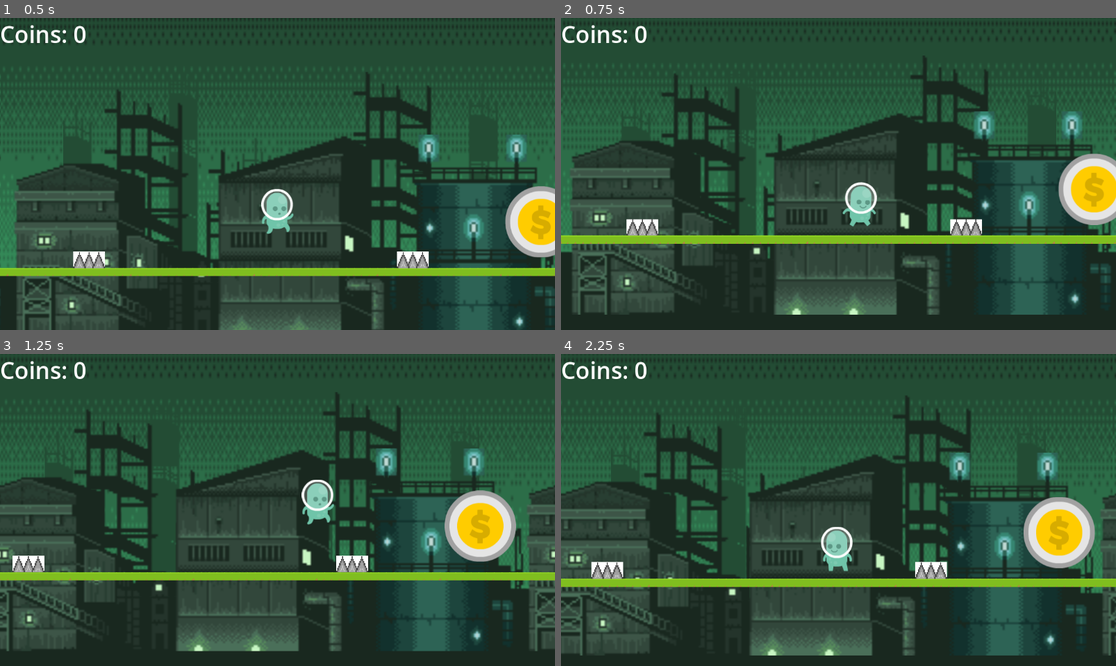
Above: before the commit, frames 1-4 (two rows, left to right).
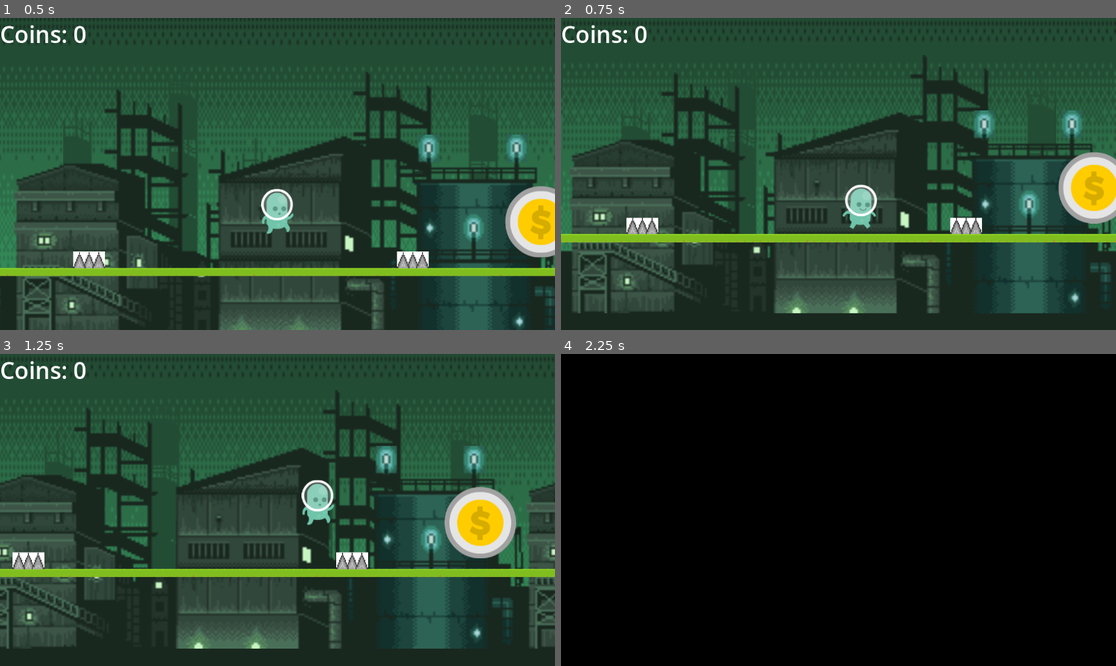
Above: after the commit, the same moments.

Repository: PietPadda/godot-2d-platformer
Game: Godot game, scene res://main.tscn
The game is run twice, just before and just after one commit, with the same random seed, the same clock (stepped at 60 frames per second) and the same inputs.
Inputs:
- Up to frame 1 (0.5 s): no input
- Up to frame 2 (0.75 s): tap Enter (ui_accept) at 0.5 s; hold Right (ui_right) from 0.53 s (still down)
- Up to frame 3 (1.25 s): keep holding Right (ui_right); tap Enter (ui_accept) at 0.77 s
- Up to frame 4 (2.25 s): tap Enter (ui_accept) at 1.52 s; release Right (ui_right) at 2.03 s; hold Left (ui_left) from 2.03 s (still down)

Frame 1 is identical in both runs. In frame 2, 3.8% of the frame differs, in the area x 0-100%, y 29-96%; in frame 3, 8.9%; in frame 4, 100%, in the area x 0-100%, y 0-100%.

Commit message:
refactor(death): create polished fade-out sequence and use groups for detection

Diff:
--- a/godot-2d-platformer/assets/items/ui/ui.gd
+++ /dev/null
@@ -1,16 +0,0 @@
-extends CanvasLayer
-
-var score = 0 # init
-# @onready "readies" node before use
-@onready var score_label = $Label
-
-# called on node entering scene
-func _ready():
-	# link on_coin__collected func to global signal
-	GameEvents.coin_collected.connect(on_coin_collected)
-
-# runs when coin emits signal
-func on_coin_collected():
-	score += 1 # incr
-	# prefix + score
-	score_label.text = "Coins: " + str(score)
--- a/godot-2d-platformer/assets/items/ui/ui.tscn
+++ /dev/null
@@ -1,12 +0,0 @@
-[gd_scene load_steps=2 format=3 uid="uid://b0in6ytgwo8rc"]
-
-[ext_resource type="Script" uid="uid://dnrlmyj4hrptn" path="res://assets/items/ui/ui.gd" id="1_52ckw"]
-
-[node name="Ui" type="CanvasLayer"]
-script = ExtResource("1_52ckw")
-
-[node name="Label" type="Label" parent="."]
-offset_right = 40.0
-offset_bottom = 23.0
-theme_override_font_sizes/font_size = 48
-text = "Coins: 0"
--- a/godot-2d-platformer/collectibles/coin.gd
+++ b/godot-2d-platformer/collectibles/coin.gd
@@ -3,7 +3,7 @@
 # runs when a physics body enters area
 func _on_body_entered(body: Node2D) -> void:
 	# check if player entered body
-	if body.name == "Player":
+	if body.is_in_group("player"):
 		# announce to game that coin collected (emit signal)
 		GameEvents.coin_collected.emit()
 		queue_free() # remove node at end of phys frame
--- a/godot-2d-platformer/collectibles/coin.tscn
+++ b/godot-2d-platformer/collectibles/coin.tscn
@@ -1,7 +1,7 @@
 [gd_scene load_steps=4 format=3 uid="uid://cydlunpgt04s7"]
 
 [ext_resource type="Script" uid="uid://u45u62ru26hl" path="res://collectibles/coin.gd" id="1_h0lom"]
-[ext_resource type="Texture2D" uid="uid://dm0k2jklyue8m" path="res://assets/items/coin_17.png" id="1_xobx2"]
+[ext_resource type="Texture2D" uid="uid://dm0k2jklyue8m" path="res://assets/items/coin.png" id="1_xobx2"]
 
 [sub_resource type="CircleShape2D" id="CircleShape2D_h0lom"]
 radius = 74.0
--- a/godot-2d-platformer/main.tscn
+++ b/godot-2d-platformer/main.tscn
@@ -2,12 +2,12 @@
 
 [ext_resource type="PackedScene" uid="uid://dd6m2bcb0e4q5" path="res://player/player.tscn" id="1_ig7tw"]
 [ext_resource type="Texture2D" uid="uid://cjd00sj24vpht" path="res://assets/tilemap/tiles_spritesheet.png" id="2_0xm2m"]
-[ext_resource type="Texture2D" uid="uid://b777fkfgdkej2" path="res://assets/background/skill-desc_0003_bg.png" id="3_h2yge"]
-[ext_resource type="Texture2D" uid="uid://dfvs2lpmeel6y" path="res://assets/background/skill-desc_0002_far-buildings.png" id="4_1bvp3"]
-[ext_resource type="Texture2D" uid="uid://bxlbt0ljeciu5" path="res://assets/background/skill-desc_0001_buildings.png" id="5_7mycd"]
-[ext_resource type="Texture2D" uid="uid://br330sdu37kjv" path="res://assets/background/skill-desc_0000_foreground.png" id="6_272bh"]
+[ext_resource type="Texture2D" uid="uid://b777fkfgdkej2" path="res://assets/background/bg_0003_bg.png" id="3_h2yge"]
+[ext_resource type="Texture2D" uid="uid://dfvs2lpmeel6y" path="res://assets/background/bg_0002_far-buildings.png" id="4_1bvp3"]
+[ext_resource type="Texture2D" uid="uid://bxlbt0ljeciu5" path="res://assets/background/bg_0001_buildings.png" id="5_7mycd"]
+[ext_resource type="Texture2D" uid="uid://br330sdu37kjv" path="res://assets/background/bg_0000_foreground.png" id="6_272bh"]
 [ext_resource type="PackedScene" uid="uid://cydlunpgt04s7" path="res://collectibles/coin.tscn" id="7_272bh"]
-[ext_resource type="PackedScene" uid="uid://b0in6ytgwo8rc" path="res://assets/items/ui/ui.tscn" id="8_5vw27"]
+[ext_resource type="PackedScene" uid="uid://b0in6ytgwo8rc" path="res://ui/ui.tscn" id="8_5vw27"]
 [ext_resource type="PackedScene" uid="uid://ds4jwcbbvo713" path="res://traps/spikes.tscn" id="9_kek77"]
 
 [sub_resource type="TileSetAtlasSource" id="TileSetAtlasSource_h2yge"]
--- a/godot-2d-platformer/player/player.gd
+++ b/godot-2d-platformer/player/player.gd
@@ -43,7 +43,7 @@
 	# link on_player_died func to global signal
 	GameEvents.player_died.connect(on_player_died)
 
-# player dead
+# player death animation
 func on_player_died():
-	# restart by reload current scene
-	get_tree().reload_current_scene()
+	set_physics_process(false) # stop processing physics
+	$AnimatedSprite2D.hide() #  hide the player.
--- a/godot-2d-platformer/player/player.tscn
+++ b/godot-2d-platformer/player/player.tscn
@@ -53,10 +53,10 @@
 }]
 
 [sub_resource type="CapsuleShape2D" id="CapsuleShape2D_oul6g"]
-radius = 62.0
-height = 124.0
+radius = 33.0
+height = 102.0
 
-[node name="Player" type="CharacterBody2D"]
+[node name="Player" type="CharacterBody2D" groups=["player"]]
 script = ExtResource("1_rkbax")
 
 [node name="AnimatedSprite2D" type="AnimatedSprite2D" parent="."]
@@ -64,6 +64,7 @@
 animation = &"run"
 
 [node name="CollisionShape2D" type="CollisionShape2D" parent="."]
+position = Vector2(0, 3)
 shape = SubResource("CapsuleShape2D_oul6g")
 
 [node name="Camera2D" type="Camera2D" parent="."]
--- a/godot-2d-platformer/traps/spikes.gd
+++ b/godot-2d-platformer/traps/spikes.gd
@@ -2,6 +2,6 @@
 
 # run when body touches spikes
 func _on_body_entered(body: Node2D) -> void:
-	# player check
-	if body.name == "Player": # node name, groups are better
+	# check if player entered body
+	if body.is_in_group("player"):
 		GameEvents.player_died.emit() # emit global signal
--- /dev/null
+++ b/godot-2d-platformer/ui/ui.gd
@@ -0,0 +1,34 @@
+extends CanvasLayer
+
+# ready the animation_player node
+@onready var animation_player = $AnimationPlayer
+
+var score = 0 # init
+# @onready "readies" node before use
+@onready var score_label = $Label
+
+# called on node entering scene
+func _ready():
+	# make UI listen for coin_collected global signal
+	GameEvents.coin_collected.connect(on_coin_collected)
+	# make UI listen for player_died global signal
+	GameEvents.player_died.connect(on_player_died)
+	# make UI listen for animation_finished local signal
+	animation_player.animation_finished.connect(on_animation_finished)
+
+# runs when coin emits signal
+func on_coin_collected():
+	score += 1 # incr
+	# prefix + score
+	score_label.text = "Coins: " + str(score)
+
+# called by the GameEvents signal
+func on_player_died():
+	animation_player.play("fade_to_black")
+
+# called by the AnimationPlayer's signal
+func on_animation_finished(anim_name):
+	# check if fade_to_black animation finished
+	if anim_name == "fade_to_black":
+		# now reload the scene, after screen is black
+		get_tree().reload_current_scene()
--- /dev/null
+++ b/godot-2d-platformer/ui/ui.tscn
@@ -0,0 +1,61 @@
+[gd_scene load_steps=5 format=3 uid="uid://b0in6ytgwo8rc"]
+
+[ext_resource type="Script" uid="uid://dnrlmyj4hrptn" path="res://ui/ui.gd" id="1_52ckw"]
+
+[sub_resource type="Animation" id="Animation_nb4k0"]
+resource_name = "fade_to_black"
+tracks/0/type = "value"
+tracks/0/imported = false
+tracks/0/enabled = true
+tracks/0/path = NodePath("ColorRect:color")
+tracks/0/interp = 1
+tracks/0/loop_wrap = true
+tracks/0/keys = {
+"times": PackedFloat32Array(0, 0.5),
+"transitions": PackedFloat32Array(1, 1),
+"update": 0,
+"values": [Color(0, 0, 0, 0), Color(0, 0, 0, 1)]
+}
+
+[sub_resource type="Animation" id="Animation_ks8t7"]
+length = 0.001
+tracks/0/type = "value"
+tracks/0/imported = false
+tracks/0/enabled = true
+tracks/0/path = NodePath("ColorRect:color")
+tracks/0/interp = 1
+tracks/0/loop_wrap = true
+tracks/0/keys = {
+"times": PackedFloat32Array(0),
+"transitions": PackedFloat32Array(1),
+"update": 0,
+"values": [Color(0, 0, 0, 0)]
+}
+
+[sub_resource type="AnimationLibrary" id="AnimationLibrary_wl5ax"]
+_data = {
+&"RESET": SubResource("Animation_ks8t7"),
+&"fade_to_black": SubResource("Animation_nb4k0")
+}
+
+[node name="Ui" type="CanvasLayer"]
+script = ExtResource("1_52ckw")
+
+[node name="Label" type="Label" parent="."]
+offset_right = 180.0
+offset_bottom = 67.0
+theme_override_font_sizes/font_size = 48
+text = "Coins: 0"
+
+[node name="ColorRect" type="ColorRect" parent="."]
+anchors_preset = 15
+anchor_right = 1.0
+anchor_bottom = 1.0
+grow_horizontal = 2
+grow_vertical = 2
+color = Color(0, 0, 0, 0)
+
+[node name="AnimationPlayer" type="AnimationPlayer" parent="."]
+libraries = {
+&"": SubResource("AnimationLibrary_wl5ax")
+}
Renamed: godot-2d-platformer/assets/background/skill-desc_0000_foreground.png -> godot-2d-platformer/assets/background/bg_0000_foreground.png
Renamed: godot-2d-platformer/assets/background/skill-desc_0001_buildings.png -> godot-2d-platformer/assets/background/bg_0001_buildings.png
Renamed: godot-2d-platformer/assets/background/skill-desc_0002_far-buildings.png -> godot-2d-platformer/assets/background/bg_0002_far-buildings.png
Renamed: godot-2d-platformer/assets/background/skill-desc_0003_bg.png -> godot-2d-platformer/assets/background/bg_0003_bg.png
Renamed: godot-2d-platformer/assets/items/coin_17.png -> godot-2d-platformer/assets/items/coin.png
Renamed: godot-2d-platformer/assets/items/ui/ui.gd.uid -> godot-2d-platformer/ui/ui.gd.uid
